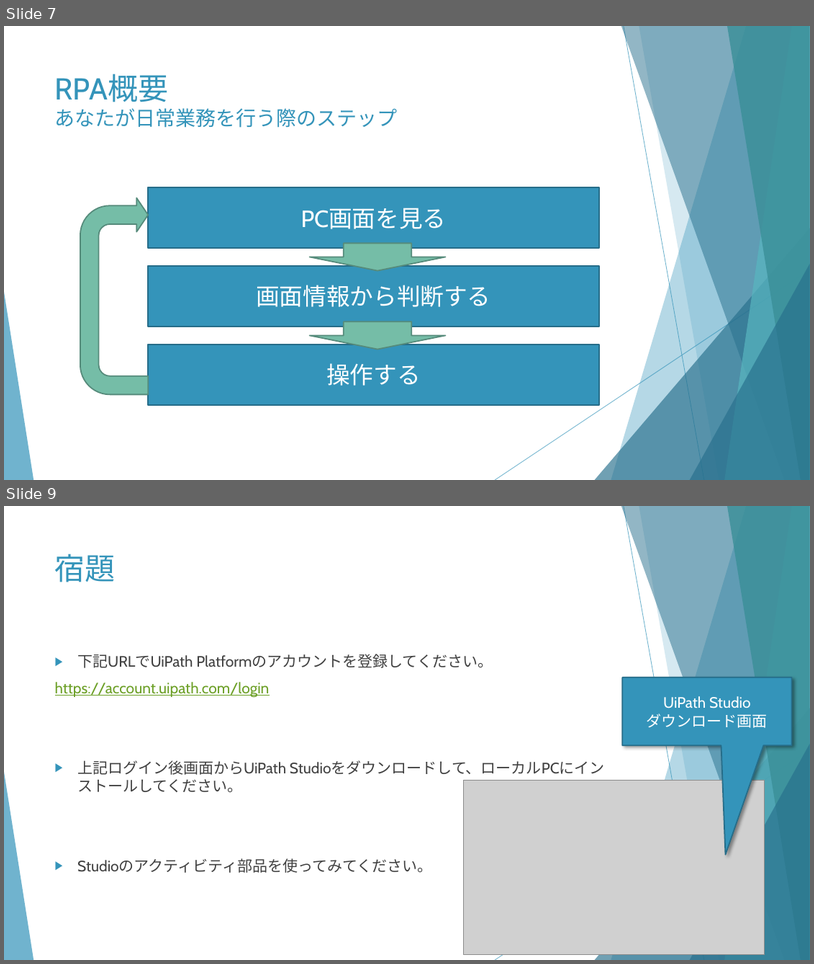
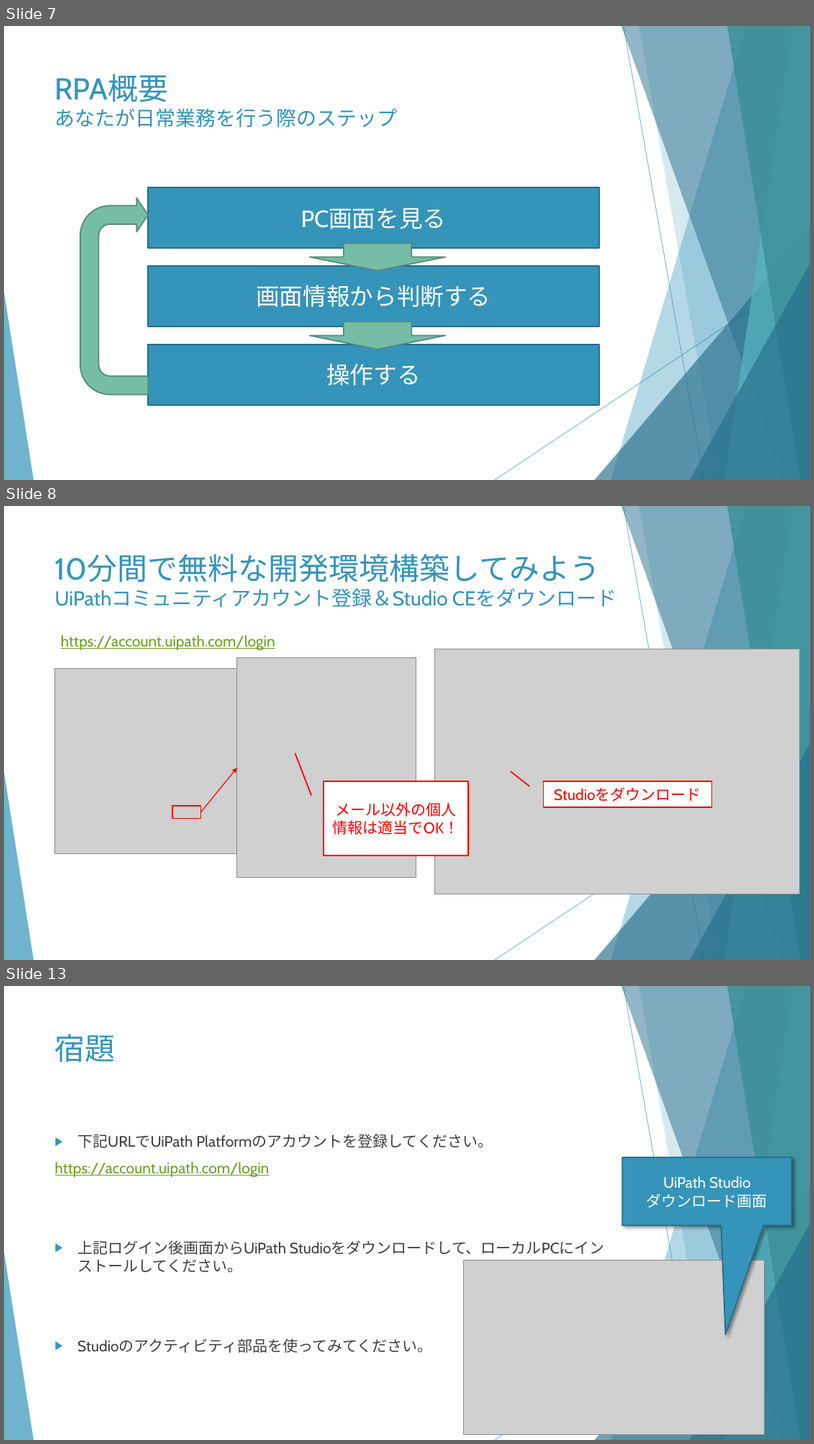
Before and after one commit to huangweijing/rpastudy, a slide deck: 020_RPA技術実施/20210218_RPA概要とUiPath環境構築/20210218_RPA概要とUiPath環境構築.pptx. Shown one above the other, each under a label of ours: slides 7 and 9 before the commit, slides 7, 8 and 13 after it; the slides between them are not shown. The pictures are 814x964 and 814x1444 pixels, drawn with LibreOffice and Linux fonts; fonts in the diff are those of the drawing; grey boxes stand for pictures. Boxes give left, top, right and bottom in pixels: in the first picture for what was removed or moved away, otherwise in the second. Text is boxed around its words. In the diff, an @@ line names an element or a change of style, - is before the commit and + after.

```diff
--- a/020_RPA技術実施/20210218_RPA概要とUiPath環境構築/20210218_RPA概要とUiPath環境構築.pptx
+++ b/020_RPA技術実施/20210218_RPA概要とUiPath環境構築/20210218_RPA概要とUiPath環境構築.pptx
@@ slide 8 added at (x1=4, y1=506, x2=810, y2=960), background #FFFFFF; not listed: 10 template elements that a slide beside it also shows @@
@@ title added at (x1=55, y1=554, x2=617, y2=608), 24 pt, text #3494BA @@
+10分間で無料な開発環境構築してみよう
+UiPathコミュニティアカウント登録＆Studio CEをダウンロード
@@ text added at (x1=61, y1=635, x2=275, y2=651), 18 pt, text #6B9F25, underline @@
+https://account.uipath.com/login
@@ picture added at (x1=435, y1=649, x2=800, y2=894) @@
@@ picture added at (x1=55, y1=669, x2=278, y2=854) @@
@@ picture added at (x1=237, y1=658, x2=417, y2=878) @@
@@ arrow added from (201, 812) to (237, 767), #FF0000 1 pt @@
@@ border callout added at (x1=324, y1=781, x2=468, y2=856), fill #FFFFFF, outline #FF0000 1.5 pt, 18 pt, text #FF0000 @@
+メール以外の個人情報は適当でOK！
@@ border callout added at (x1=543, y1=781, x2=712, y2=807), fill #FFFFFF, outline #FF0000 1.5 pt, 18 pt, text #FF0000 @@
+Studioをダウンロード
@@ rectangle added at (x1=172, y1=806, x2=201, y2=818), outline #FF0000 1.5 pt @@
@@ what was slide 9 is now slide 13 @@
```
Also in this commit, not shown: 2 slides changed, 3 other slides added.
